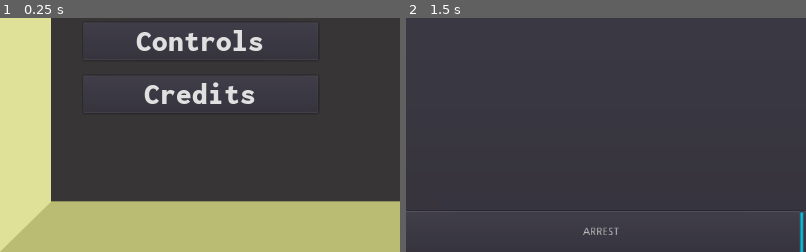
Above: before the commit, frames 1-2 (left to right).
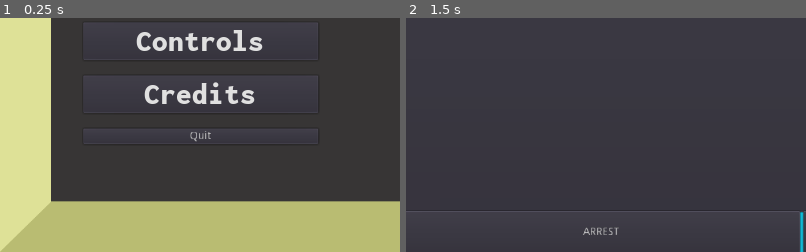
Above: after the commit, the same moments.

Repository: NicholasTung/surveillance
Game: Godot game, scene res://Scenes/MainMenu.tscn
Two runs of this game, one before a commit and one after it. Both use one fixed random seed, a clock stepped at 60 frames per second and the inputs below.
Inputs:
- Up to frame 1 (0.25 s): no input
- Up to frame 2 (1.5 s): click "Login" at 0.5 s; click "Continue" at 1.25 s
The pictures show only the part of the screen within x 1-51%, y 50-100%; the shares and areas given below are measured in that part.

The runs differ from the first frame. In frame 1, 0.1% of the frame differs, in the area x 21-80%, y 47-53%; in frame 2, nothing differs.

Commit message:
Added Quit button

Diff:
--- a/Scenes/MainMenu.gd
+++ b/Scenes/MainMenu.gd
@@ -10,3 +10,8 @@
 
 func _on_Credits_Button_button_up():
 	get_tree().change_scene("res://Scenes/Credits Page.tscn")
+
+
+#https://godotengine.org/qa/554/is-there-a-way-to-close-a-game-using-gdscript
+func _on_Quit_Game_Button_button_up():
+	get_tree().quit()
--- a/Scenes/MainMenu.tscn
+++ b/Scenes/MainMenu.tscn
@@ -121,7 +121,18 @@
 custom_styles/hover = SubResource( 6 )
 text = "Credits"
 
+[node name="MarginContainer4" type="MarginContainer" parent="HBoxContainer"]
+margin_top = 207.0
+margin_right = 301.0
+margin_bottom = 227.0
+
+[node name="Quit Game Button" type="Button" parent="HBoxContainer/MarginContainer4"]
+margin_right = 301.0
+margin_bottom = 20.0
+text = "Quit"
+
 [connection signal="button_up" from="HBoxContainer/MarginContainer/Start Game Button" to="." method="_on_Start_Game_Button_button_up"]
 [connection signal="pressed" from="HBoxContainer/MarginContainer/Start Game Button" to="." method="_on_Start_Game_Button_pressed"]
 [connection signal="button_up" from="HBoxContainer/MarginContainer2/Controls Button" to="." method="_on_Controls_Button_button_up"]
 [connection signal="button_up" from="HBoxContainer/MarginContainer3/Credits Button" to="." method="_on_Credits_Button_button_up"]
+[connection signal="button_up" from="HBoxContainer/MarginContainer4/Quit Game Button" to="." method="_on_Quit_Game_Button_button_up"]
